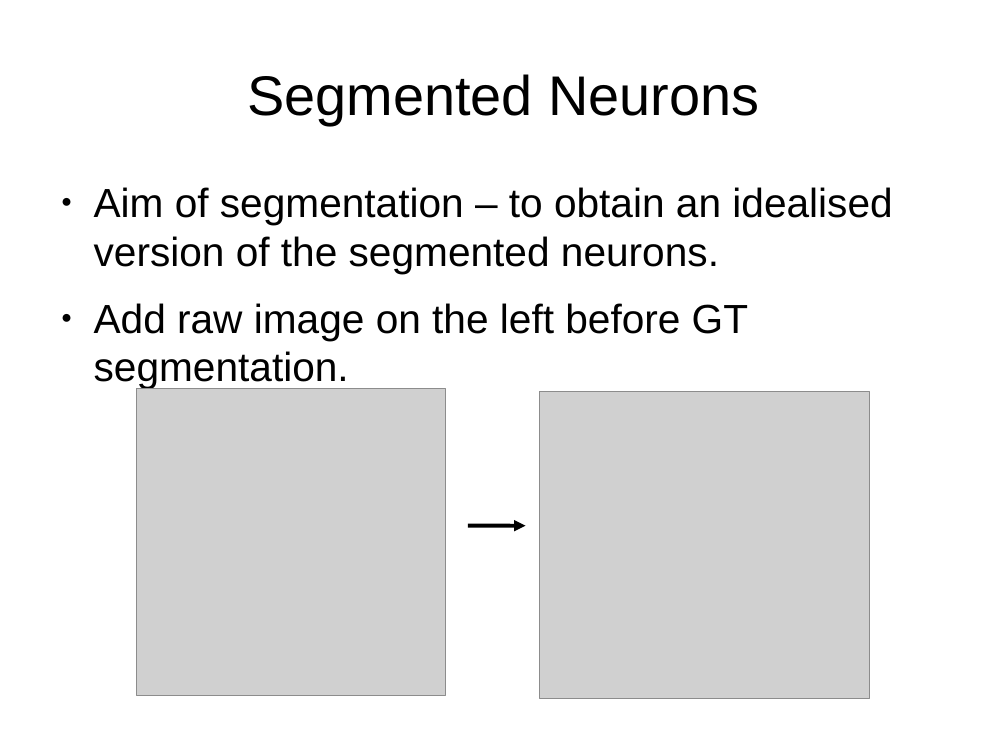
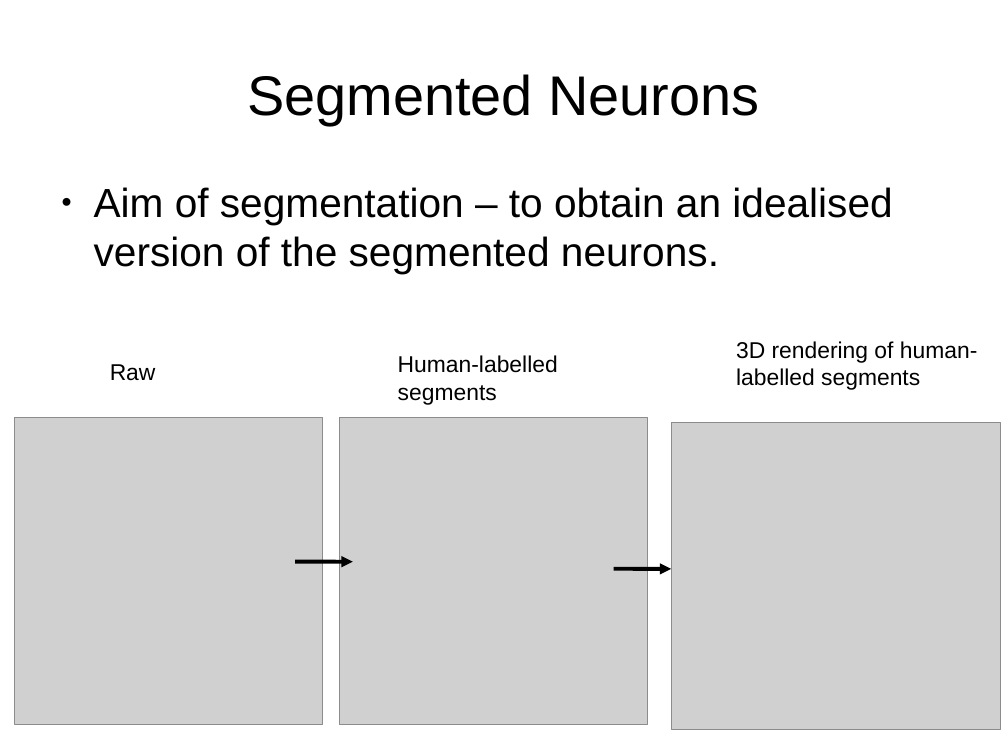
Before and after one commit to JohnnyTeutonic/view_all, a slide deck: slide 4 of Segmentation_Presentation.odp. Drawn at 1008x756 pixels with LibreOffice and Linux fonts; fonts in the diff are those of the drawing; grey boxes stand for pictures. Boxes give left, top, right and bottom in pixels: in the first picture for what was removed or moved away, otherwise in the second. Text is boxed around its words. In the diff, an @@ line names an element or a change of style, - is before the commit and + after.

```diff
--- a/Segmentation_Presentation.odp
+++ b/Segmentation_Presentation.odp
@@ text at [94,303,748,389]: paragraph removed @@
-● Add raw image on the left before GT segmentation.
@@ text added at [398,355,558,405], 18 pt, text #000000 @@
+Human-labelled segments
@@ text added at [736,341,977,390], 18 pt, text #000000 @@
+3D rendering of human-labelled segments
@@ text added at [110,364,156,381], 18 pt, text #000000 @@
+Raw
@@ picture: place and size @@
-picture at [137,389,445,695]
+picture at [15,418,323,724]
@@ picture added at [339,418,648,724] @@
@@ picture: place and size @@
-picture at [541,391,870,698]
+picture at [671,423,1001,729]
@@ arrow added from (295, 562) to (353, 562), #000000 3 pt @@
@@ arrow moved from (468, 526) - (526, 526) to (614, 569) - (671, 569) @@
```
Also in this commit, not shown: 9 other slides changed, 3 slides added, 2 slides removed, 4 other files.
